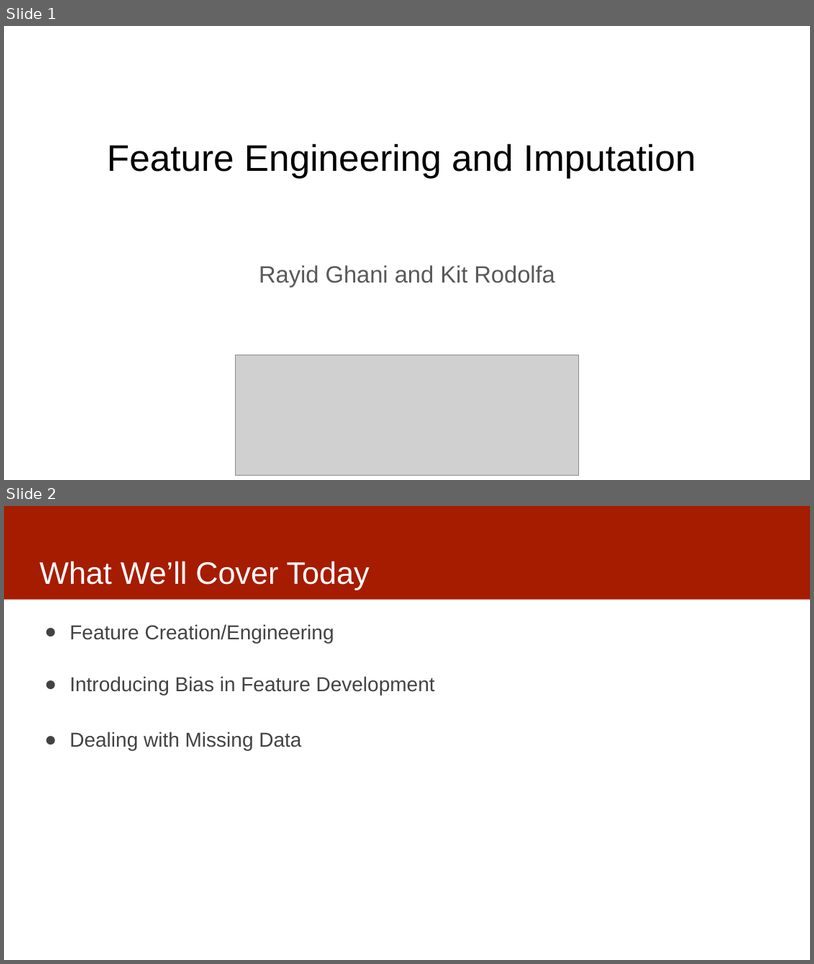
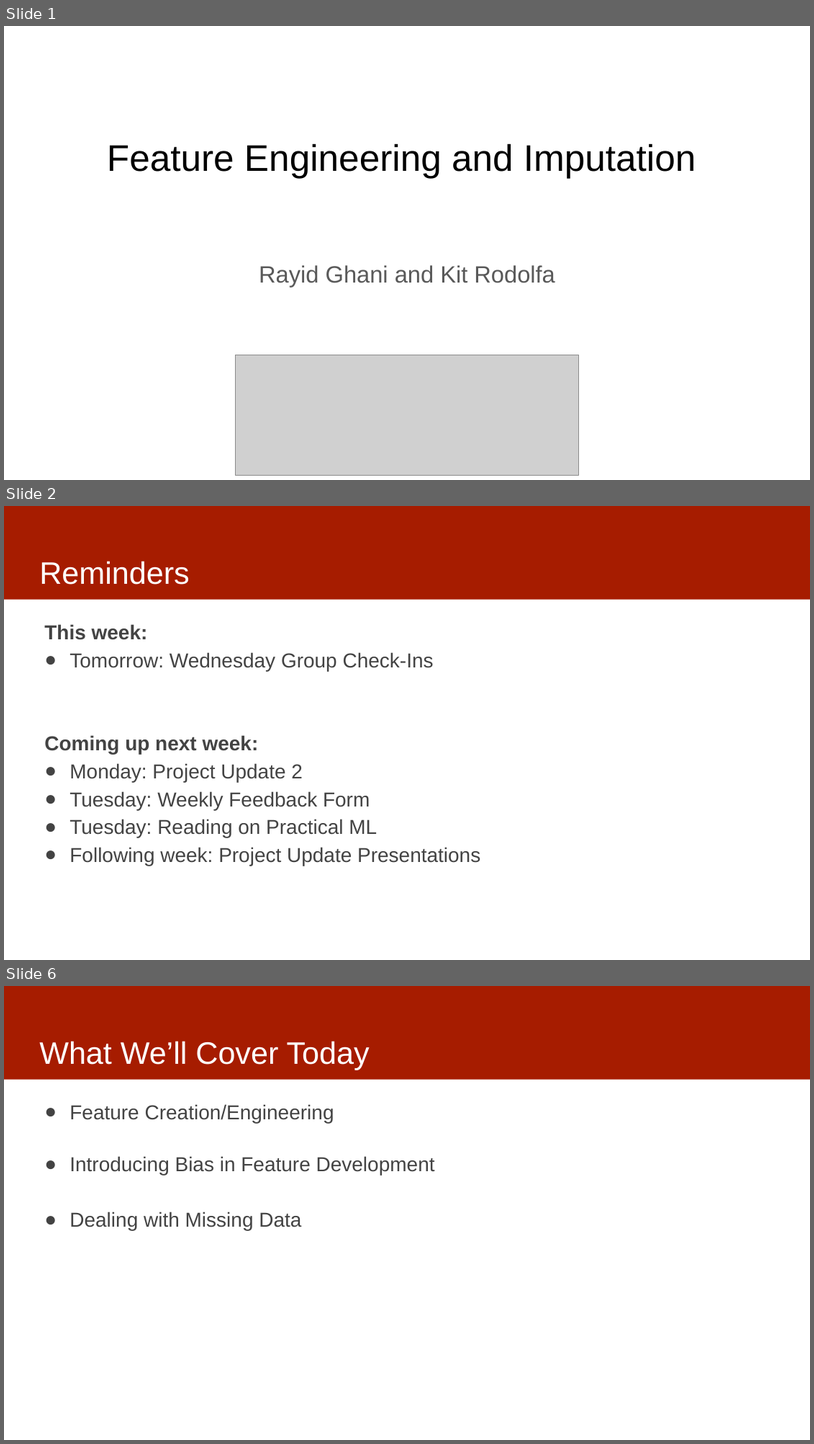
Before and after one commit to dssg/mlforpublicpolicylab, a slide deck: 07 - Features/features-and-imputation.pptx. Shown one above the other, each under a label of ours: slides 1 and 2 before the commit, slides 1, 2 and 6 after it; the slides between them are not shown. The pictures are 814x964 and 814x1444 pixels, drawn with LibreOffice and Linux fonts; fonts in the diff are those of the drawing; grey boxes stand for pictures. Boxes give left, top, right and bottom in pixels: in the first picture for what was removed or moved away, otherwise in the second. Text is boxed around its words. In the diff, an @@ line names an element or a change of style, - is before the commit and + after.

```diff
--- a/07 - Features/features-and-imputation.pptx
+++ b/07 - Features/features-and-imputation.pptx
@@ slide 2 added at (4,506,810,960), background #FFFFFF; not listed: 1 template element that a slide beside it also shows @@
@@ title added at (39,561,189,584), 37 pt, text #FFFFFF @@
+Reminders
@@ text added at (44,624,481,865), 24 pt, text #434343 @@
+This week:
+● Tomorrow: Wednesday Group Check-Ins
+Coming up next week:
+● Monday: Project Update 2
+● Tuesday: Weekly Feedback Form
+● Tuesday: Reading on Practical ML
+● Following week: Project Update Presentations
@@ what was slide 2 is now slide 6 @@
```
Also in this commit, not shown: 9 slides changed, 8 other slides added.
